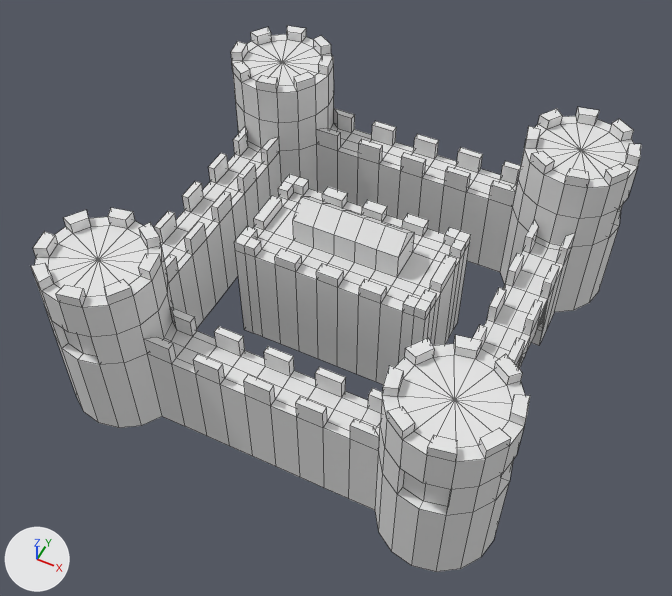
One commit to the FBX model Assets/Eggohl/Models/Castle.fbx: the scene before it, then after it.
The view is the same before and after, from a 50 mm camera at (0.49, -1.047, 1.372) aimed at (-0.007, -0.053, 0.13). Every picture has the same lights, and +X, +Y and +Z are marked at lower left. Mesh edges are drawn as thin lines. Where no turn or scale is listed for an object, it has been applied to the vertices.

Objects in the first picture: 'Castle'.
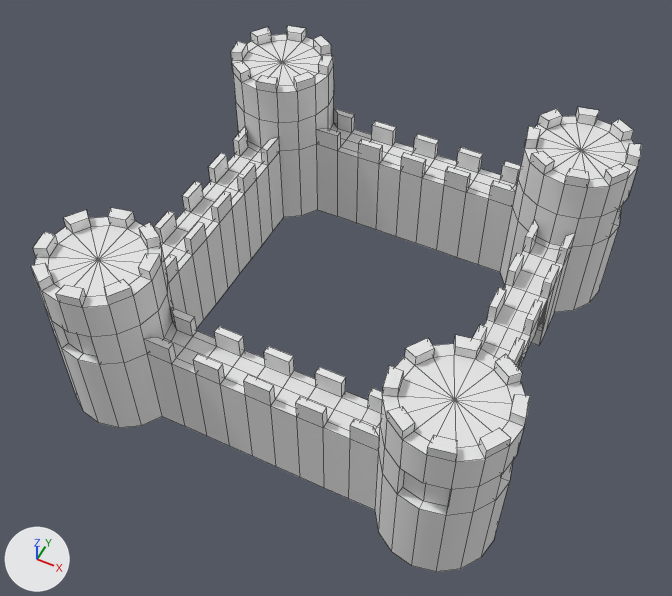
Where the change shows, as pixel boxes (x1, y1, x2, y2) in the pictures (672 x 596 px):
part 1 of me_cylinder_050, deleted
    before: (235, 174, 471, 385)

What changed in the scene script:
```text
Change me_cylinder_050:
    where me_cylinder_050.from_pydata(...)  # 1142 vertices, 1119 faces; spans x -0.4..0.4, y -0.4..0.4, z 0.0..0.339
    used by ob_castle; location = (0.0, 0.0, 0.0)
    me_cylinder_050 part 1: the loose piece of 214 vertices spanning x -0.179..0.179, y -0.1..0.1, z 0.0..0.291 is deleted
```
